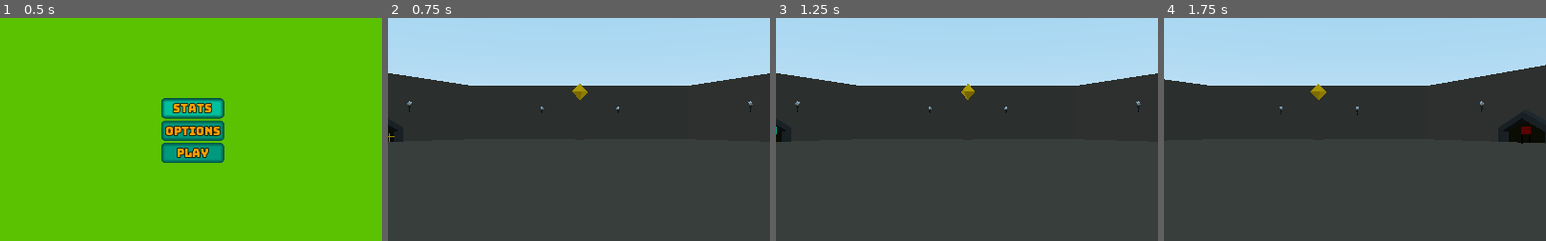
Above: before the commit, frames 1-4 (left to right).
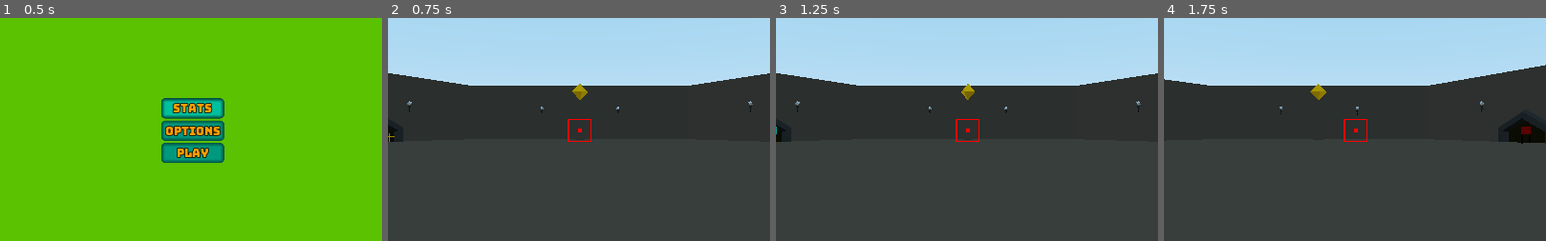
Above: after the commit, the same moments.

Repository: the-alex-g/PolyhedralArena
Game: Godot game, scene res://Menu/MainMenu.tscn
Two runs of this game, one before a commit and one after it. Both use one fixed random seed, a clock stepped at 60 frames per second and the inputs below.
Inputs:
- Up to frame 1 (0.5 s): no input
- Up to frame 2 (0.75 s): click "Play" at 0.5 s
- Up to frame 3 (1.25 s): no input
- Up to frame 4 (1.75 s): tap Enter at 1.25 s; hold D (right) from 1.28 s (still down); hold Space (throw) from 1.28 s (still down)
The pictures show only the part of the screen within x 25-75%, y 25-75%; the shares and areas given below are measured in that part.

Frame 1 is identical in both runs. In frame 2, 0.1% of the frame differs, in the area x 47-54%, y 45-56%; in frame 3, 0.1%; in frame 4, 0.1%.

Commit message:
Add player hurt sound effect

Diff:
--- a/project/Dice/Bomb.tscn
+++ b/project/Dice/Bomb.tscn
@@ -45,6 +45,7 @@
 
 [node name="VariableAudio" parent="." instance=ExtResource( 4 )]
 stream = ExtResource( 3 )
+autoplay = true
 delay = 0.1
 
 [connection signal="timeout" from="Timer" to="." method="_on_Timer_timeout"]
--- a/project/Dice/DeadDie.tscn
+++ b/project/Dice/DeadDie.tscn
@@ -31,6 +31,7 @@
 
 [node name="VariableAudio" parent="." instance=ExtResource( 3 )]
 stream = ExtResource( 4 )
+autoplay = true
 delay = 0.1
 
 [connection signal="timeout" from="Timer" to="." method="_on_Timer_timeout"]
--- a/project/Dice/PlayerDie.gd
+++ b/project/Dice/PlayerDie.gd
@@ -63,4 +63,5 @@
 	if _health <= 0:
 		return
 	_health -= 1
+	$VariableAudio.play()
 	emit_signal("update_health", _health)
--- a/project/Dice/PlayerDie.tscn
+++ b/project/Dice/PlayerDie.tscn
@@ -1,8 +1,10 @@
-[gd_scene load_steps=7 format=2]
+[gd_scene load_steps=9 format=2]
 
 [ext_resource path="res://Dice/Die.tscn" type="PackedScene" id=1]
 [ext_resource path="res://Dice/PlayerDie.gd" type="Script" id=2]
 [ext_resource path="res://Materials/LegMaterial.tres" type="Material" id=3]
+[ext_resource path="res://Effects/VariableAudio.tscn" type="PackedScene" id=4]
+[ext_resource path="res://SFX/Hurt.wav" type="AudioStream" id=5]
 
 [sub_resource type="Animation" id=1]
 length = 0.001
@@ -185,5 +187,10 @@
 [node name="CollisionShape" type="CollisionShape" parent="Area" index="0"]
 shape = SubResource( 3 )
 
+[node name="VariableAudio" parent="." index="12" instance=ExtResource( 4 )]
+stream = ExtResource( 5 )
+unit_db = 2.0
+autoplay = false
+
 [connection signal="timeout" from="DamageTimer" to="." method="_on_DamageTimer_timeout"]
 [connection signal="body_entered" from="Area" to="." method="_on_Area_body_entered"]
--- a/project/Effects/Explosion.tscn
+++ b/project/Effects/Explosion.tscn
@@ -31,3 +31,4 @@
 [node name="VariableAudio" parent="." instance=ExtResource( 1 )]
 stream = ExtResource( 2 )
 unit_db = 1.0
+autoplay = true
--- a/project/Effects/VariableAudio.gd
+++ b/project/Effects/VariableAudio.gd
@@ -6,4 +6,3 @@
 	yield(get_tree().create_timer(delay), "timeout")
 	unit_db += randf()
 	pitch_scale += randf() - 0.5
-	play()
--- a/project/Effects/VariableAudio.tscn
+++ b/project/Effects/VariableAudio.tscn
@@ -3,5 +3,6 @@
 [ext_resource path="res://Effects/VariableAudio.gd" type="Script" id=1]
 
 [node name="VariableAudio" type="AudioStreamPlayer3D"]
+autoplay = true
 bus = "SFX"
 script = ExtResource( 1 )
--- a/project/Main/HUD.tscn
+++ b/project/Main/HUD.tscn
@@ -1,10 +1,11 @@
-[gd_scene load_steps=19 format=2]
+[gd_scene load_steps=20 format=2]
 
 [ext_resource path="res://Main/HUD.gd" type="Script" id=1]
 [ext_resource path="res://WhitePips.png" type="Texture" id=2]
 [ext_resource path="res://Styles/theme.tres" type="Theme" id=3]
 [ext_resource path="res://Font/display.tres" type="DynamicFont" id=4]
 [ext_resource path="res://Font/font.tres" type="DynamicFont" id=5]
+[ext_resource path="res://Target.png" type="Texture" id=6]
 
 [sub_resource type="Animation" id=4]
 resource_name = "1"
@@ -234,6 +235,7 @@
 texture = SubResource( 19 )
 
 [node name="GameOverDisplay" type="Panel" parent="."]
+visible = false
 anchor_left = 0.5
 anchor_top = 0.5
 anchor_right = 0.5
@@ -284,5 +286,17 @@
 margin_bottom = 142.0
 text = "Main Menu"
 
+[node name="TextureRect" type="TextureRect" parent="."]
+anchor_left = 0.5
+anchor_top = 0.5
+anchor_right = 0.5
+anchor_bottom = 0.5
+margin_left = -20.0
+margin_top = -20.0
+margin_right = 20.0
+margin_bottom = 20.0
+texture = ExtResource( 6 )
+stretch_mode = 4
+
 [connection signal="pressed" from="GameOverDisplay/VBoxContainer/PlayAgain" to="." method="_on_PlayAgain_pressed"]
 [connection signal="pressed" from="GameOverDisplay/VBoxContainer/MainMenu" to="." method="_on_MainMenu_pressed"]
--- a/project/Main/Main.tscn
+++ b/project/Main/Main.tscn
@@ -44,7 +44,7 @@
 transform = Transform( -0.5, 0, 0.866025, 0, 1, 0, -0.866025, 0, -0.5, 17, 5, 30 )
 
 [node name="Spatial" parent="Walls/StaticBody5" instance=ExtResource( 8 )]
-transform = Transform( 1, 0, 0, 0, 1, 0, 0, 0, 1, 2.09187, 0, -0.362305 )
+transform = Transform( 1, 0, 0, 0, 1, 0, 0, 0, 1, 2.1724, 0, -0.26765 )
 
 [node name="StaticBody6" parent="Walls" instance=ExtResource( 2 )]
 transform = Transform( 0.5, 0, -0.866025, 0, 1, 0, 0.866025, 0, 0.5, -17, 5, -30 )
Not shown, added: project/SFX/Hurt.wav.import
Binary file added: project/Target.png
Not shown, added: project/Target.png.import
Not shown, added: piskel_files/Target.piskel
Not shown, added: project/SFX/Hurt.wav
